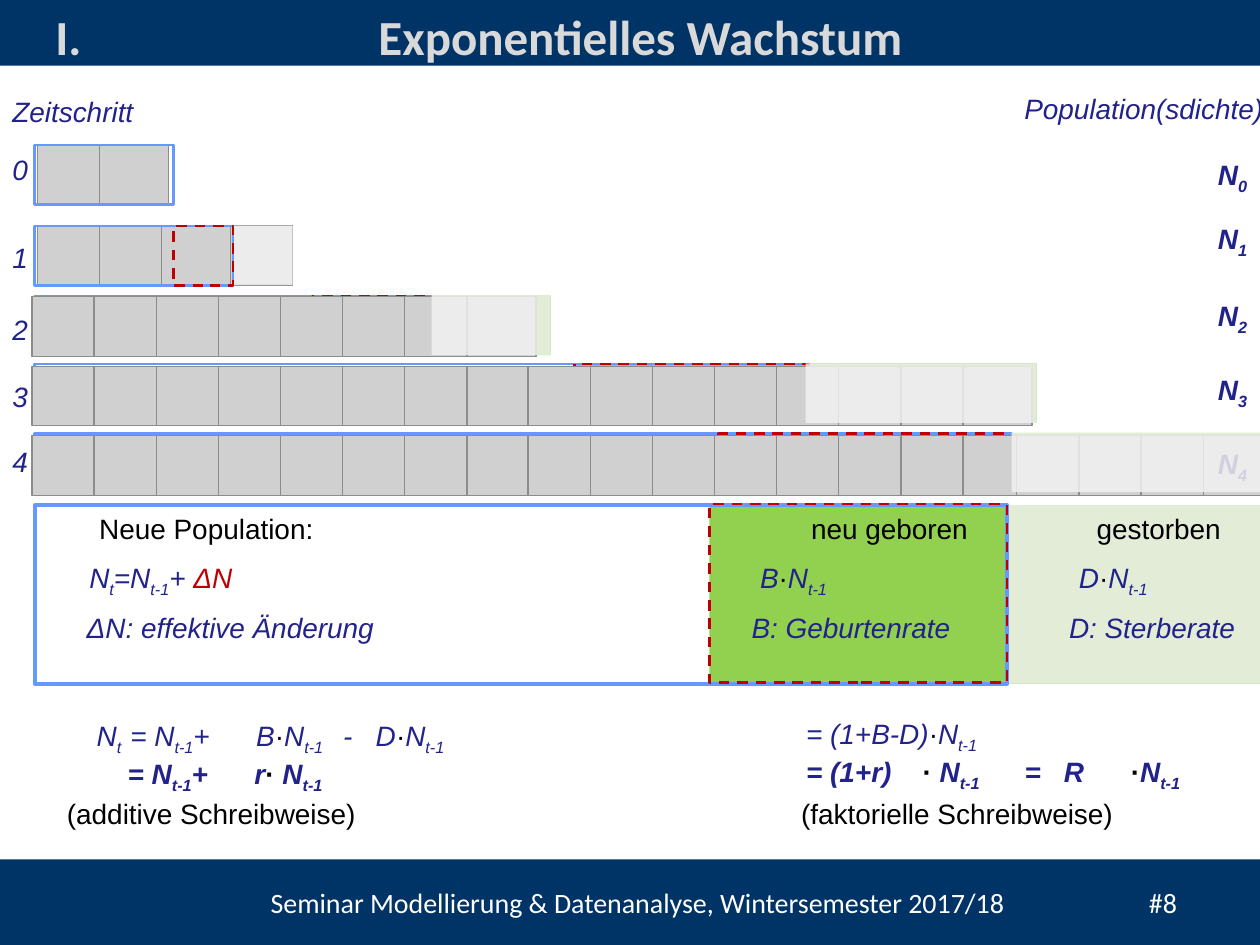
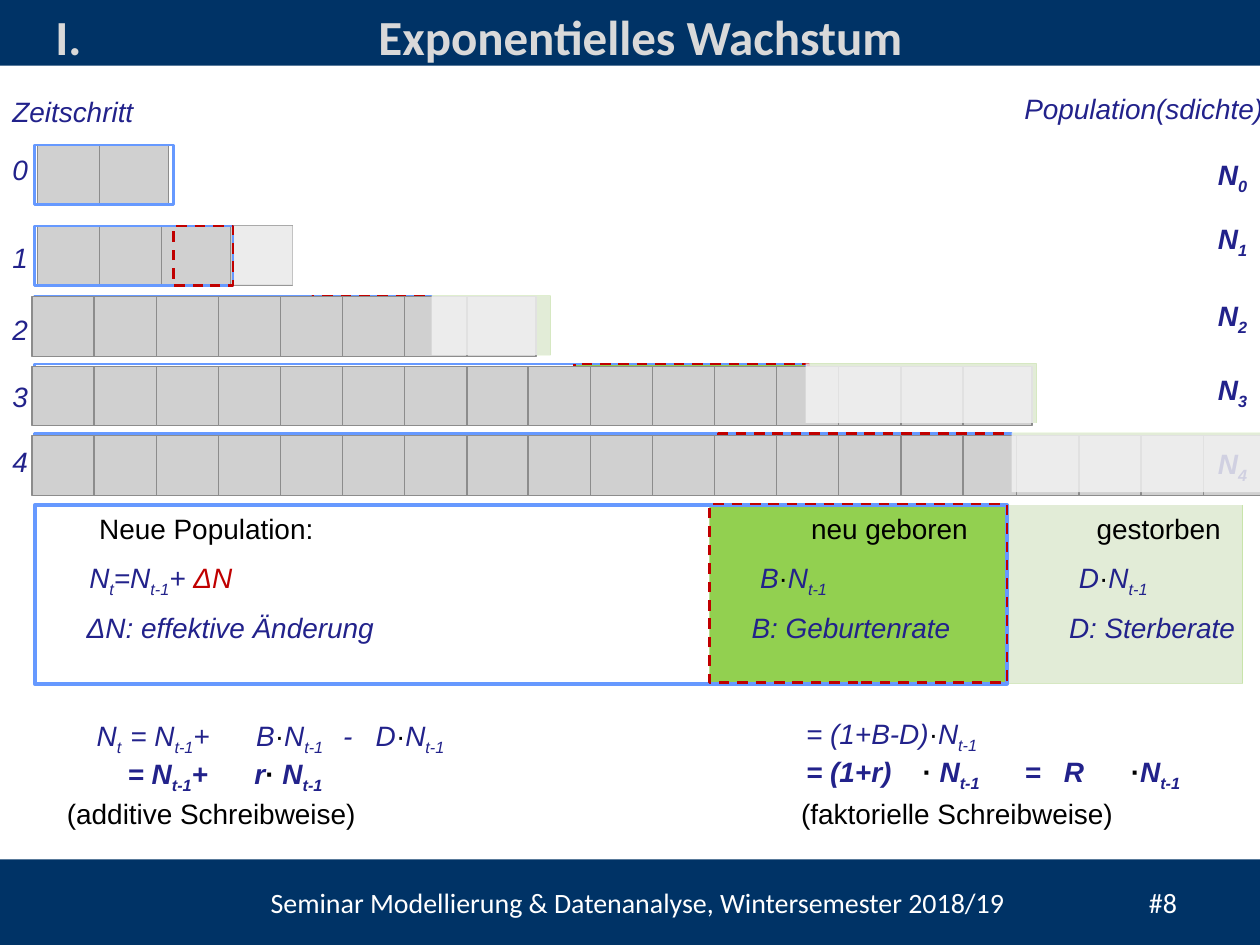
Before and after one commit to heistermann/Einf_Modellierung, a slide deck: slide 8 of Termin_2/folien/Termin_2_Populationsmodelle.pptx. Drawn at 1260x945 pixels with LibreOffice and Linux fonts; fonts in the diff are those of the drawing; grey boxes stand for pictures; background and template pictures are left out. Boxes give left, top, right and bottom in pixels: in the first picture for what was removed or moved away, otherwise in the second. Text is boxed around its words. In the diff, an @@ line names an element or a change of style, - is before the commit and + after.

```diff
--- a/Termin_2/folien/Termin_2_Populationsmodelle.pptx
+++ b/Termin_2/folien/Termin_2_Populationsmodelle.pptx
@@ rectangle: place and size @@
-rectangle at [709,505,1260,684]
+rectangle at [709,505,1242,684]
@@ rectangle: place and size @@
-rectangle at [1007,505,1260,684]
+rectangle at [1007,505,1242,684]
@@ text at [271,893,1177,918]: text changed @@
-Seminar Modellierung & Datenanalyse, Wintersemester 2017/18 #8
+Seminar Modellierung & Datenanalyse, Wintersemester 2018/19 #8
```
Also in this commit, not shown: 4 other slides changed, 1 other file.
